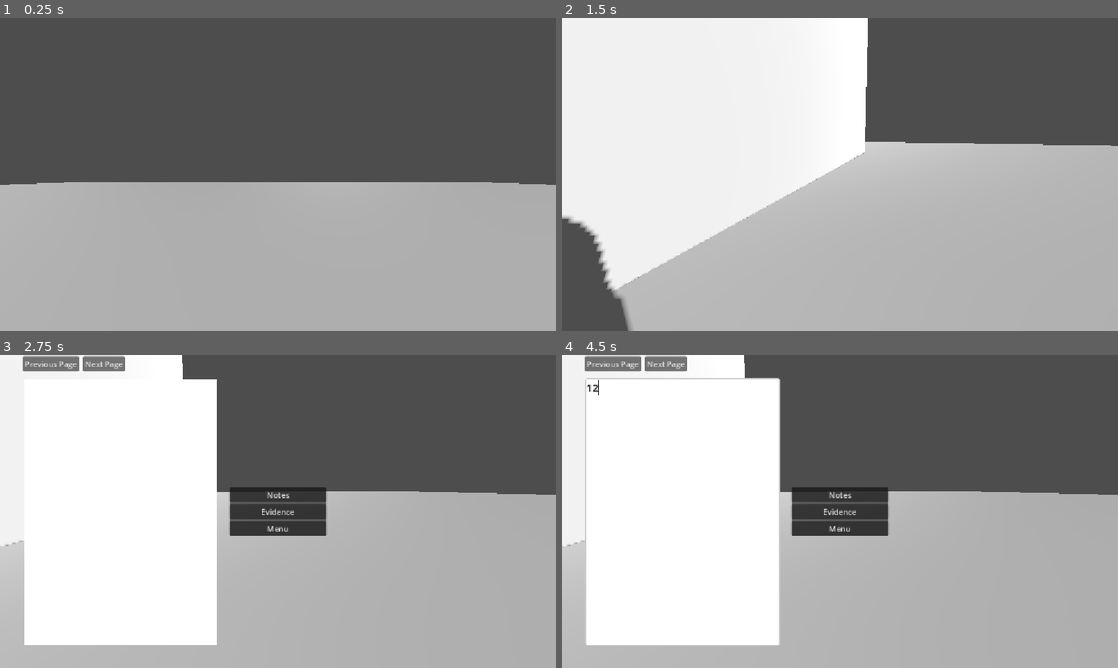
Above: before the commit, frames 1-4 (two rows, left to right).
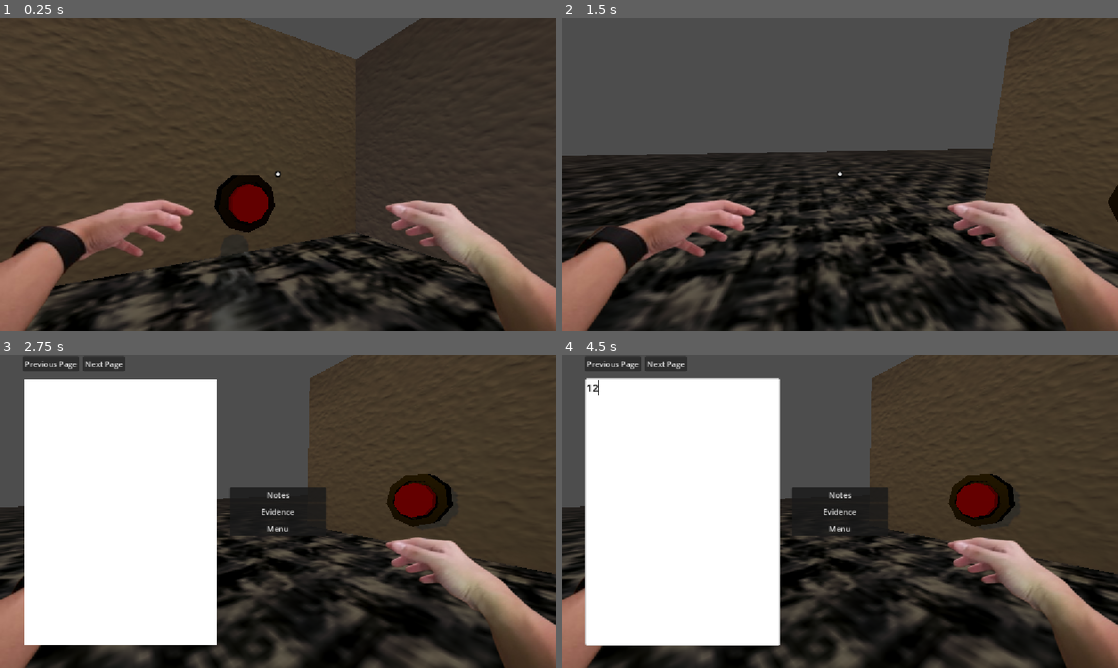
Above: after the commit, the same moments.

Repository: TheBullfrogEngineer/Fugue-Sleuth
Game: Godot game, scene res://Worlds/test_world.tscn
The game is run twice, just before and just after one commit, with the same random seed, the same clock (stepped at 60 frames per second) and the same inputs.
Inputs (mouse positions are in pixels of both pictures, inside the frame that each line leads up to):
- Up to frame 1 (0.25 s): no input
- Up to frame 2 (1.5 s): tap Enter at 0.5 s; move the mouse to (962, 158) at 0.52 s; hold D (right) 0.53-1.28 s; tap E (interact) at 0.6 s; click (962, 158) at 0.67 s; tap Space (jump) at 0.77 s; move the mouse to (812, 174) at 1.27 s; hold W (up) from 1.28 s (still down); tap Ctrl (Crouch) at 1.35 s
- Up to frame 3 (2.75 s): keep holding W (up); tap Space (jump) at 1.52 s; tap E (interact) at 1.55, 2.3 s; move the mouse to (289, 505) at 2.02 s; hold Q (Notepad) from 2.03 s (still down)
- Up to frame 4 (4.5 s): release W (up) at 2.75 s; release Q (Notepad) at 2.75 s; click (684, 511) at 2.77 s; type "12" at 2.85 s; click "Next Page" at 3.5 s; click (684, 511) at 4.27 s; type "12" at 4.35 s

The runs differ from the first frame. In frame 1, 98% of the frame differs, in the area x 0-100%, y 0-100%; in frame 2, 90%; in frame 3, 62%; in frame 4, 61%.

Commit message:
I changed the lighting and added my arms as a stand-in but we may keep it. I'll do the rest of the animations such as interact and holding items later.

Diff:
--- a/fugue-sleuth/Character/john_detective.gd
+++ b/fugue-sleuth/Character/john_detective.gd
@@ -50,10 +50,12 @@
 
 func _process(delta):
 	if get_interactable_object_at_shapecast():
+		$Label2.visible = false
 		$Label.visible = true
 		if Input.is_action_just_pressed("interact"):
 			get_interactable_object_at_shapecast().interact_with()
 	else:
+		$Label2.visible = true
 		$Label.visible = false
 
 func clip_velocity(normal: Vector3, overbounce : float, delta : float) -> void:
@@ -113,7 +115,7 @@
 	if Input.is_action_pressed("Crouch"):
 		%CollisionShape3D.shape.height = 0.3
 	else:
-		%CollisionShape3D.shape.height = 1
+		%CollisionShape3D.shape.height = 2
 
 	if is_on_floor():
 		if Input.is_action_just_pressed("jump") or (auto_bhop and Input.is_action_pressed("jump")):
--- a/fugue-sleuth/Character/john_detective.tscn
+++ b/fugue-sleuth/Character/john_detective.tscn
@@ -1,32 +1,102 @@
 [gd_scene format=3 uid="uid://ccur52qjwyt7v"]
 
 [ext_resource type="Script" uid="uid://dytwap4e0xfc" path="res://Character/john_detective.gd" id="1_nx3uc"]
+[ext_resource type="Texture2D" uid="uid://1alhgwhm8n6o" path="res://Character/Left1.png" id="2_5govx"]
+[ext_resource type="Texture2D" uid="uid://bs1fnr6xb13ro" path="res://Character/Left2.png" id="3_j5gm7"]
+[ext_resource type="Texture2D" uid="uid://bd867y0daf0ce" path="res://Character/Left3.png" id="4_q4e88"]
+[ext_resource type="Texture2D" uid="uid://celay0yofusdy" path="res://Character/Right1.png" id="5_oopl0"]
+[ext_resource type="Texture2D" uid="uid://dfx06aq5wpwxx" path="res://Character/right2.png" id="6_kgbqg"]
+[ext_resource type="Texture2D" uid="uid://dg6rxflkuk0oi" path="res://Character/right3.png" id="7_3xlxg"]
 
 [sub_resource type="CapsuleShape3D" id="CapsuleShape3D_4ayxd"]
+height = 3.0
 
 [sub_resource type="CapsuleMesh" id="CapsuleMesh_ggs6p"]
+height = 3.0
 
 [sub_resource type="SphereShape3D" id="SphereShape3D_4ayxd"]
 radius = 0.25
+
+[sub_resource type="SpriteFrames" id="SpriteFrames_4ayxd"]
+animations = [{
+"frames": [{
+"duration": 1.0,
+"texture": ExtResource("2_5govx")
+}],
+"loop": 1,
+"name": &"LeftIdle",
+"speed": 5.0
+}, {
+"frames": [{
+"duration": 1.0,
+"texture": ExtResource("2_5govx")
+}, {
+"duration": 1.0,
+"texture": ExtResource("3_j5gm7")
+}, {
+"duration": 1.0,
+"texture": ExtResource("4_q4e88")
+}, {
+"duration": 1.0,
+"texture": ExtResource("3_j5gm7")
+}, {
+"duration": 1.0,
+"texture": ExtResource("2_5govx")
+}],
+"loop": 1,
+"name": &"LeftRun",
+"speed": 5.0
+}]
+
+[sub_resource type="SpriteFrames" id="SpriteFrames_ggs6p"]
+animations = [{
+"frames": [{
+"duration": 1.0,
+"texture": ExtResource("5_oopl0")
+}],
+"loop": 1,
+"name": &"RightIdle",
+"speed": 5.0
+}, {
+"frames": [{
+"duration": 1.0,
+"texture": ExtResource("5_oopl0")
+}, {
+"duration": 1.0,
+"texture": ExtResource("6_kgbqg")
+}, {
+"duration": 1.0,
+"texture": ExtResource("7_3xlxg")
+}, {
+"duration": 1.0,
+"texture": ExtResource("6_kgbqg")
+}, {
+"duration": 1.0,
+"texture": ExtResource("5_oopl0")
+}],
+"loop": 1,
+"name": &"RightRun",
+"speed": 5.0
+}]
 
 [node name="John Detective" type="CharacterBody3D" unique_id=934400168]
 script = ExtResource("1_nx3uc")
 
 [node name="CollisionShape3D" type="CollisionShape3D" parent="." unique_id=1904148566]
 unique_name_in_owner = true
-transform = Transform3D(1, 0, 0, 0, 1, 0, 0, 0, 1, 0, 1, 0)
+transform = Transform3D(1, 0, 0, 0, 1, 0, 0, 0, 1, 0, 1.4679909, 0)
 shape = SubResource("CapsuleShape3D_4ayxd")
 
 [node name="WorldModel" type="Node3D" parent="." unique_id=1563981028]
 unique_name_in_owner = true
 
 [node name="MeshInstance3D" type="MeshInstance3D" parent="WorldModel" unique_id=1902436628]
-transform = Transform3D(1, 0, 0, 0, 1, 0, 0, 0, 1, 0, 0.999521, 0)
+transform = Transform3D(1, 0, 0, 0, 1, 0, 0, 0, 1, 0, 1.4858792, 0)
 mesh = SubResource("CapsuleMesh_ggs6p")
 
 [node name="Head" type="Node3D" parent="." unique_id=289795604]
 unique_name_in_owner = true
-transform = Transform3D(1, 0, 0, 0, 1, 0, 0, 0, 1, 0, 1.79, 0)
+transform = Transform3D(1, 0, 0, 0, 1, 0, 0, 0, 1, 0, 2.9, 0)
 
 [node name="Camera3D" type="Camera3D" parent="Head" unique_id=1554231401]
 unique_name_in_owner = true
@@ -34,11 +104,29 @@
 [node name="InteractShapeCast3D" type="ShapeCast3D" parent="Head/Camera3D" unique_id=378902154]
 unique_name_in_owner = true
 shape = SubResource("SphereShape3D_4ayxd")
-target_position = Vector3(0, 0, -3)
+target_position = Vector3(0, 0, -3.5)
 max_results = 2
 collide_with_areas = true
 
+[node name="Label2" type="Label" parent="." unique_id=640901137]
+anchors_preset = 8
+anchor_left = 0.5
+anchor_top = 0.5
+anchor_right = 0.5
+anchor_bottom = 0.5
+offset_left = -7.0
+offset_top = -51.0
+offset_right = 33.0
+offset_bottom = 86.0
+grow_horizontal = 2
+grow_vertical = 2
+size_flags_horizontal = 4
+theme_override_constants/outline_size = 12
+theme_override_font_sizes/font_size = 50
+text = "."
+
 [node name="Label" type="Label" parent="." unique_id=2011973319]
+visible = false
 anchors_preset = 8
 anchor_left = 0.5
 anchor_top = 0.5
@@ -54,3 +142,23 @@
 theme_override_constants/outline_size = 5
 theme_override_font_sizes/font_size = 25
 text = "\"E\" to Interact"
+
+[node name="Control" type="Control" parent="." unique_id=147155084]
+layout_mode = 3
+anchors_preset = 0
+offset_right = 40.0
+offset_bottom = 40.0
+
+[node name="Left Hand" type="AnimatedSprite2D" parent="Control" unique_id=919891838]
+position = Vector2(361.99997, 253.00009)
+scale = Vector2(1.3529965, 1.0915084)
+sprite_frames = SubResource("SpriteFrames_4ayxd")
+animation = &"LeftIdle"
+autoplay = "LeftIdle"
+
+[node name="RightHand" type="AnimatedSprite2D" parent="Control" unique_id=1356353393]
+position = Vector2(886, 327)
+scale = Vector2(1.0758427, 0.907964)
+sprite_frames = SubResource("SpriteFrames_ggs6p")
+animation = &"RightIdle"
+autoplay = "RightIdle"
--- a/fugue-sleuth/Menus/NotesMenu/painter_image.gd
+++ b/fugue-sleuth/Menus/NotesMenu/painter_image.gd
@@ -2,7 +2,7 @@
 
 @export var paint_color : Color = Color.BLACK
 @export var img_size := Vector2i(800, 1100)
-@export var brush_size := 2
+@export var brush_size := 1
 
 var imgs : Array[Image] = []
 var page := 0
--- a/fugue-sleuth/Worlds/test_world.tscn
+++ b/fugue-sleuth/Worlds/test_world.tscn
@@ -1,14 +1,18 @@
 [gd_scene format=4 uid="uid://dw1bw6ttpuyyf"]
 
 [ext_resource type="PackedScene" uid="uid://ccur52qjwyt7v" path="res://Character/john_detective.tscn" id="1_3xrbq"]
+[ext_resource type="Texture2D" uid="uid://bdtv6nrwjf21p" path="res://Blender/Textures/Cloth.jpg" id="1_7u6cd"]
 [ext_resource type="PackedScene" uid="uid://j0ixb01qc4rs" path="res://Menus/MainQMenu/Notepad.tscn" id="2_0n0fo"]
+[ext_resource type="Texture2D" uid="uid://b5ikrlsu5c4he" path="res://Blender/Textures/Wall.jpg" id="2_ypwe8"]
 [ext_resource type="Script" uid="uid://d28dbn42wehct" path="res://Interactable System/InteractableObject.gd" id="3_jbqd0"]
 
 [sub_resource type="Environment" id="Environment_4ayxd"]
 
-[sub_resource type="StandardMaterial3D" id="StandardMaterial3D_4ayxd"]
+[sub_resource type="StandardMaterial3D" id="StandardMaterial3D_u04th"]
+albedo_texture = ExtResource("1_7u6cd")
 
-[sub_resource type="StandardMaterial3D" id="StandardMaterial3D_ggs6p"]
+[sub_resource type="StandardMaterial3D" id="StandardMaterial3D_tbl1j"]
+albedo_texture = ExtResource("2_ypwe8")
 
 [sub_resource type="ConvexPolygonShape3D" id="ConvexPolygonShape3D_jbqd0"]
 points = PackedVector3Array(0.92640513, 0.97289425, -0.27474937, -0.9611454, -0.9757169, -0.21457356, -0.9265894, -0.97 …(1066 unchanged characters)…
@@ -107,30 +111,40 @@
 
 [node name="DirectionalLight3D" type="DirectionalLight3D" parent="WorldEnvironment" unique_id=1400096253]
 transform = Transform3D(-0.86753637, -0.42955074, 0.25073266, -0.35514086, 0.88791543, 0.2923717, -0.34821787, 0.16459765, -0.92284995, 0, 32.44034, 24.705898)
+light_color = Color(0.22845411, 0.16121739, 0.003278065, 1)
 light_energy = 0.4
+light_indirect_energy = 5.815
+light_volumetric_fog_energy = 16.395
 shadow_enabled = true
+shadow_blur = 1.97
 
 [node name="TestLevel" type="Node3D" parent="WorldEnvironment" unique_id=1848478467]
 
 [node name="Floor" type="CSGBox3D" parent="WorldEnvironment/TestLevel" unique_id=1650739439]
-transform = Transform3D(1, 0, 0, 0, 1, 0, 0, 0, 1, 0, -5.5, 0)
+transform = Transform3D(1, 0, 0, 0, 1, 0, 0, 0, 1, 0.10917711, -5.42073, -0.041353226)
 use_collision = true
 size = Vector3(100, 12, 100)
-material = SubResource("StandardMaterial3D_4ayxd")
+material = SubResource("StandardMaterial3D_u04th")
 
 [node name="Wall" type="CSGBox3D" parent="WorldEnvironment/TestLevel" unique_id=756956463]
-transform = Transform3D(0.82798433, 0, 0, 0, 1, 0, 0, 0, 1, 0, 8, 5.1479416)
+transform = Transform3D(0.82798433, 0, 0, 0, 1, 0, 0, 0, 1, 12.717094, 4.854388, 4.3216114)
 use_collision = true
-size = Vector3(50, 25, 1)
-material = SubResource("StandardMaterial3D_ggs6p")
+size = Vector3(14.332031, 8.788513, 1)
+material = SubResource("StandardMaterial3D_tbl1j")
+
+[node name="Wall2" type="CSGBox3D" parent="WorldEnvironment/TestLevel" unique_id=317110443]
+transform = Transform3D(-3.6192343e-08, 0, 1, 0, 1, 0, -0.82798433, 0, -4.371139e-08, 6.3011274, 4.8282843, -1.1302401)
+use_collision = true
+size = Vector3(14.332031, 8.788513, 1)
+material = SubResource("StandardMaterial3D_tbl1j")
 
 [node name="John Detective" parent="." unique_id=934400168 instance=ExtResource("1_3xrbq")]
-transform = Transform3D(1, 0, 0, 0, 1, 0, 0, 0, 1, 0, 0.9016597, 0)
+transform = Transform3D(-0.8917308, 0, 0.4525663, 0, 1, 0, -0.4525663, 0, -0.8917308, 14.884904, 0.9016597, -3.5083103)
 
 [node name="Control" parent="." unique_id=101648911 instance=ExtResource("2_0n0fo")]
 
 [node name="StaticBody3D" type="StaticBody3D" parent="." unique_id=293625525]
-transform = Transform3D(1, 0, 0, 0, -4.371139e-08, 1, 0, -1, -4.371139e-08, 12.666547, 2.5189052, 4.190732)
+transform = Transform3D(1, 0, 0, 0, -4.371139e-08, 1, 0, -1, -4.371139e-08, 12.666547, 2.5189052, 3.4932222)
 
 [node name="CollisionShape3D" type="CollisionShape3D" parent="StaticBody3D" unique_id=825162549]
 transform = Transform3D(1, 0, 0, 0, 0.44818795, 0, 0, 0, 1, 0, 0, 0)
Not shown, added: fugue-sleuth/Blender/HouseUnfin.blend.import
Binary file added: fugue-sleuth/Blender/Textures/Book.png
Not shown, added: fugue-sleuth/Blender/Textures/Book.png.import
Not shown, added: fugue-sleuth/Blender/Textures/Bronze.jpg.import
Not shown, added: fugue-sleuth/Blender/Textures/Bronze_Ink.jpg.import
Not shown, added: fugue-sleuth/Blender/Textures/Cloth.jpg.import
Not shown, added: fugue-sleuth/Blender/Textures/ClothPurple.jpg.import
Not shown, added: fugue-sleuth/Blender/Textures/Cloth_Ink.jpg.import
Not shown, added: fugue-sleuth/Blender/Textures/FuzzyCarpet.jpg.import
Not shown, added: fugue-sleuth/Blender/Textures/FuzzyCarpet_Ink.jpg.import
Not shown, added: fugue-sleuth/Blender/Textures/Wall.jpg.import
Not shown, added: fugue-sleuth/Blender/Textures/WallOrange.jpg.import
(and 14 more such lines)
